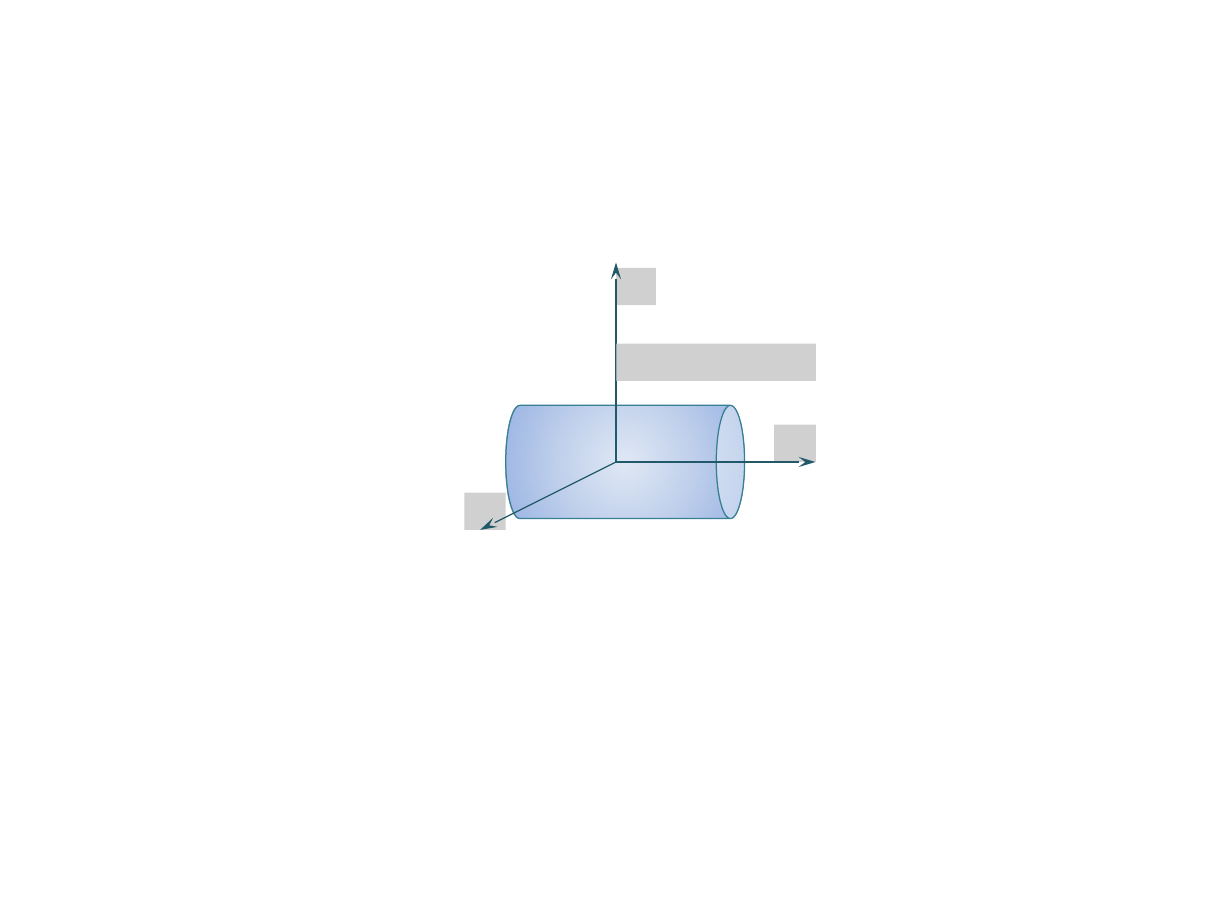
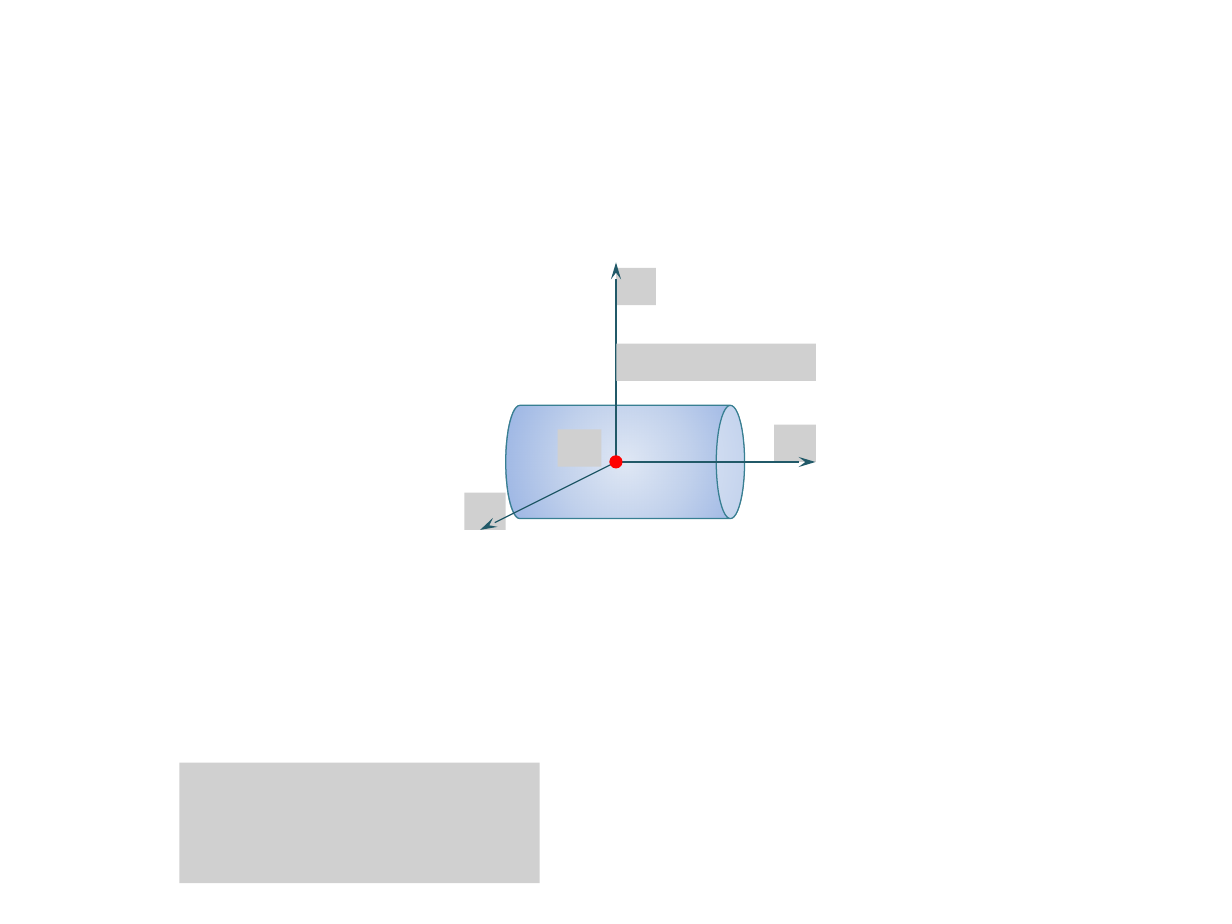
Before and after one commit to xpessoles/Cy_04_PSI_ModelisationDynamique, a slide deck: slide 12 of Chapitre_02_GeometrieMasses/QCM_Matrices/QCM_Matrices.pptx (slide 6 before the commit). Drawn at 1232x924 pixels with LibreOffice and Linux fonts; fonts in the diff are those of the drawing; grey boxes stand for pictures. Boxes give left, top, right and bottom in pixels: in the first picture for what was removed or moved away, otherwise in the second. Text is boxed around its words. In the diff, an @@ line names an element or a change of style, - is before the commit and + after.

```diff
--- a/Chapitre_02_GeometrieMasses/QCM_Matrices/QCM_Matrices.pptx
+++ b/Chapitre_02_GeometrieMasses/QCM_Matrices/QCM_Matrices.pptx
@@ picture added at (x1=558, y1=430, x2=601, y2=467) @@
@@ ellipse added at (x1=611, y1=457, x2=621, y2=467), fill #FF0000, outline #FF0000 2 pt @@
@@ picture added at (x1=180, y1=763, x2=540, y2=883) @@
```
Also in this commit, not shown: 6 other slides changed, 12 slides added, 5 other files.
